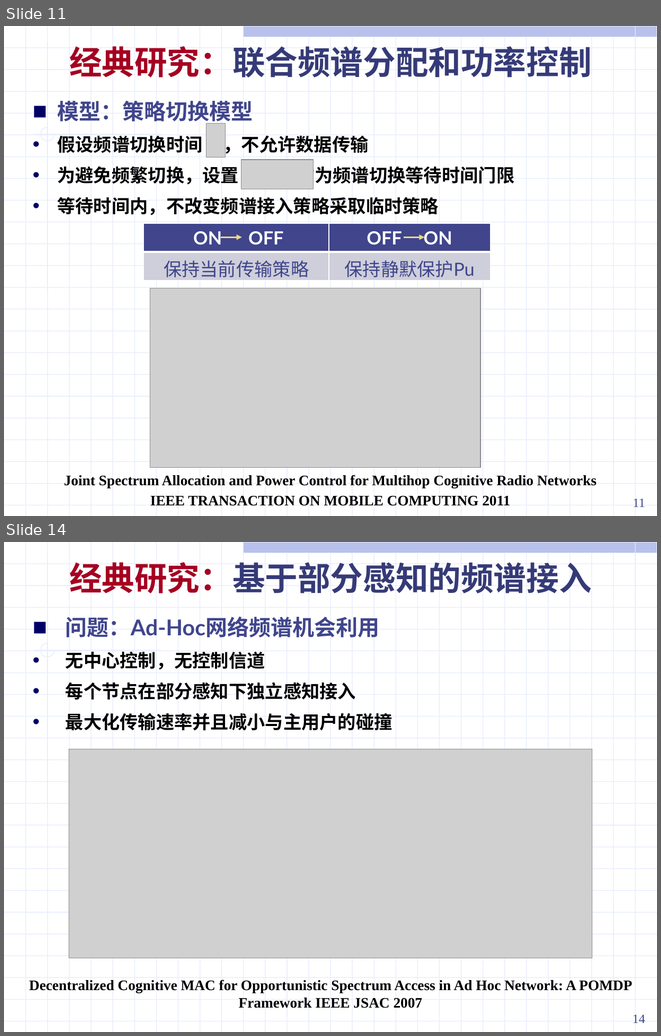
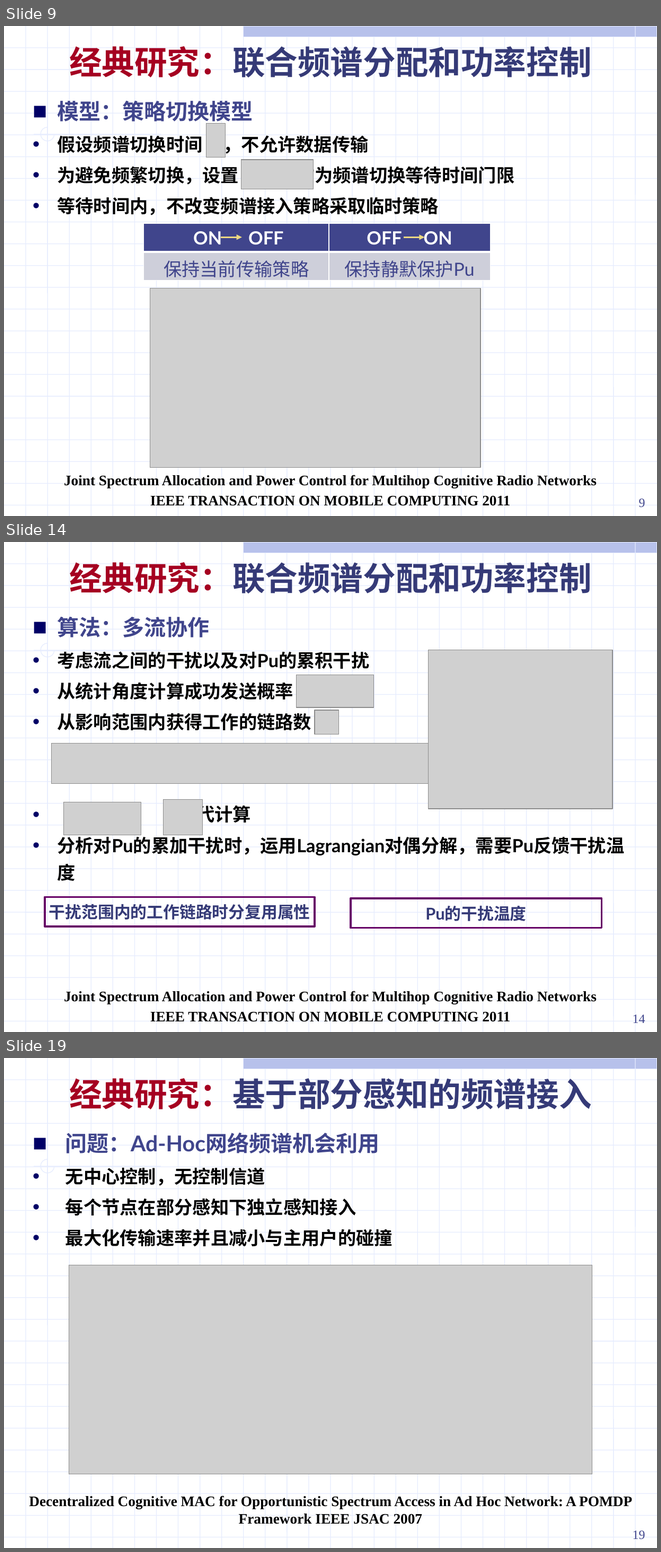
Before and after one commit to ssheroes/hello-world, a slide deck: 战术网频谱共享调研 (2).pptx. Shown one above the other, each under a label of ours: slides 11 and 14 before the commit, slides 9, 14 and 19 after it; the slides between them are not shown. The pictures are 661x1036 and 661x1552 pixels, drawn with LibreOffice and Linux fonts; fonts in the diff are those of the drawing; grey boxes stand for pictures. Boxes give left, top, right and bottom in pixels: in the first picture for what was removed or moved away, otherwise in the second. Text is boxed around its words. In the diff, an @@ line names an element or a change of style, - is before the commit and + after.

```diff
--- a/战术网频谱共享调研 (2).pptx
+++ b/战术网频谱共享调研 (2).pptx
@@ slide 14 added at (4,542,657,1032), background #FFFFFF; not listed: 56 template elements that a slide beside it also shows @@
@@ text added at (69,562,592,593), 36 pt, text #353A77, bold @@
+经典研究：联合频谱分配和功率控制
@@ text added at (57,617,624,856), 20 pt, text #000000, bold @@
+■ 算法：多流协作
+• 考虑流之间的干扰以及对Pu的累积干扰
+• 从统计角度计算成功发送概率
+• 从影响范围内获得工作的链路数
+• 与 迭代计算
+• 分析对Pu的累加干扰时，运用Lagrangian对偶分解，需要Pu反馈干扰温度
@@ picture added at (429,650,612,809) @@
@@ picture added at (296,674,373,707) @@
@@ picture added at (315,710,339,734) @@
@@ picture added at (52,743,429,784) @@
@@ picture added at (63,802,141,835) @@
@@ picture added at (164,799,203,835) @@
@@ rectangle added at (44,897,315,926), outline #660066 2.25 pt, 18 pt, text #353A77, bold @@
+干扰范围内的工作链路时分复用属性
@@ rectangle added at (351,899,602,928), outline #660066 2.25 pt, 18 pt, text #353A77, bold @@
+Pu的干扰温度
@@ text added at (64,990,597,1022), 16 pt, text #000000, bold @@
+Joint Spectrum Allocation and Power Control for Multihop Cognitive Radio Networks
+IEEE TRANSACTION ON MOBILE COMPUTING 2011
@@ page number added at (633,1014,645,1023), 14 pt, text #40458C @@
+14
@@ what was slide 11 is now slide 9 @@
@@ page number at (639,498,645,507): text changed @@
-11
+9
@@ what was slide 14 is now slide 19 @@
@@ page number at (633,1530,645,1539): text changed @@
-14
+19
```
Also in this commit, not shown: 3 slides changed, 6 other slides added, 8 slides removed.
